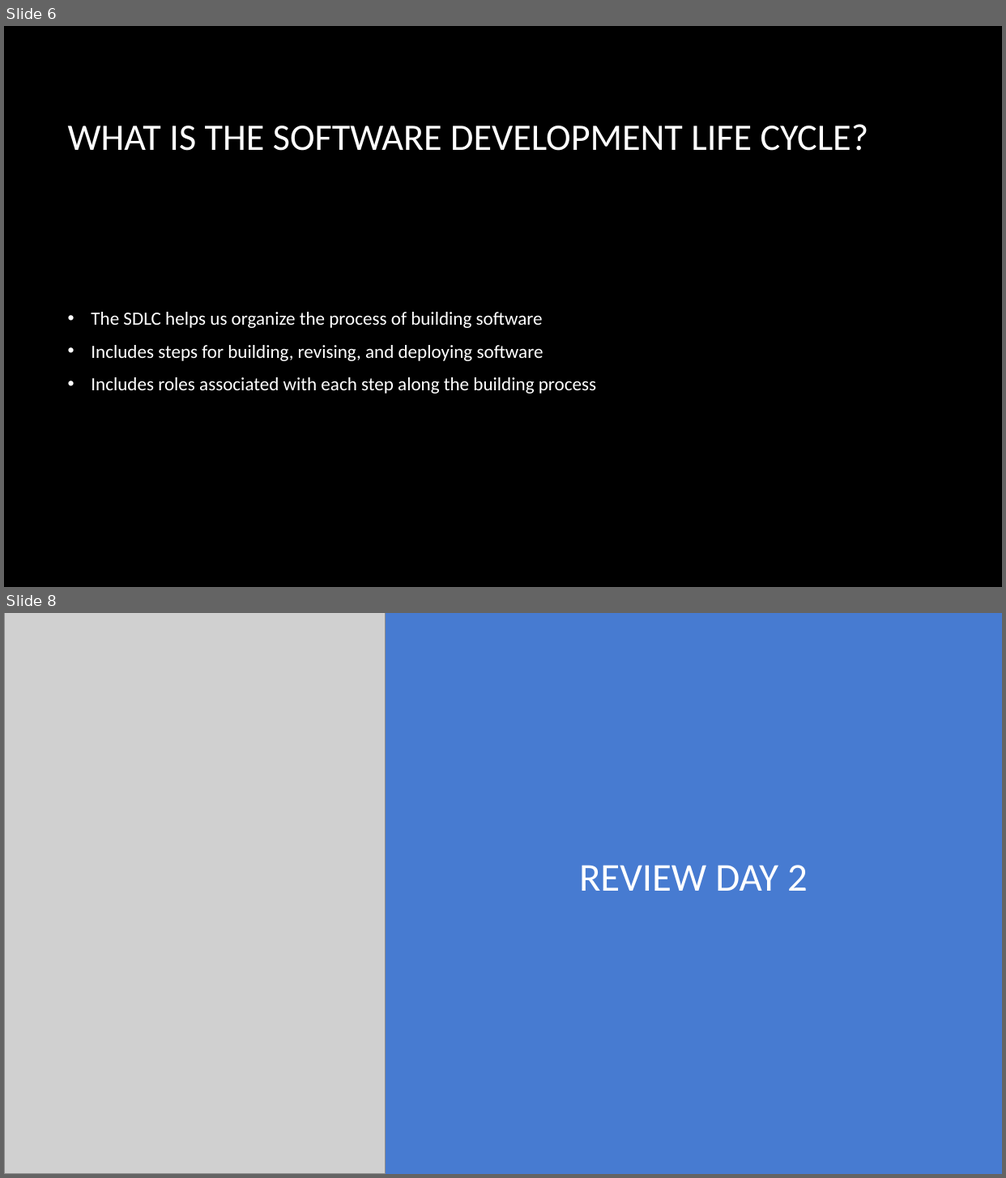
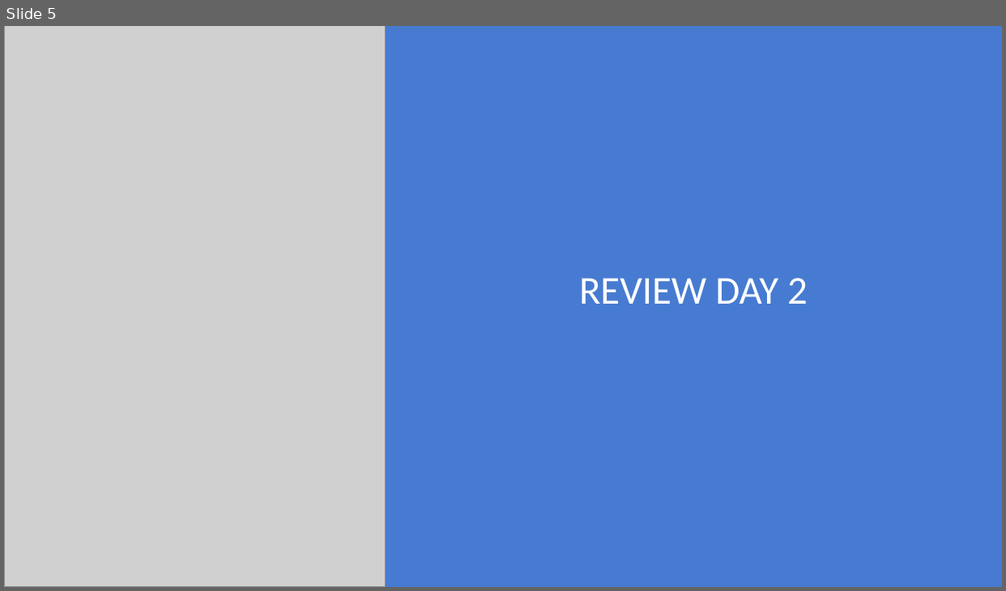
Before and after one commit to hexa-decim8/ISBPM, a slide deck: Class_Materials/Week_3/Day_1/ISBPM w3d1.pptx. Shown one above the other, each under a label of ours: slides 6 and 8 before the commit, slide 5 after it; the slides between them are not shown. The pictures are 1006x1178 and 1006x591 pixels, drawn with LibreOffice and Linux fonts; fonts in the diff are those of the drawing; grey boxes stand for pictures; background and template pictures are left out. Boxes give left, top, right and bottom in pixels: in the first picture for what was removed or moved away, otherwise in the second. Text is boxed around its words. In the diff, an @@ line names an element or a change of style, - is before the commit and + after.

```diff
--- a/Class_Materials/Week_3/Day_1/ISBPM w3d1.pptx
+++ b/Class_Materials/Week_3/Day_1/ISBPM w3d1.pptx
@@ slide 6 removed at bbox=[4, 26, 1002, 587], background picture (left out) @@
@@ title removed at bbox=[68, 124, 869, 151] @@
-WHAT IS THE SOFTWARE DEVELOPMENT LIFE CYCLE?
@@ text removed at bbox=[91, 312, 596, 394] @@
-• The SDLC helps us organize the process of building software
-• Includes steps for building, revising, and deploying software
-• Includes roles associated with each step along the building process
@@ what was slide 8 is now slide 5 @@
```
Also in this commit, not shown: 2 slides changed, 2 other slides removed, 2 other files.
